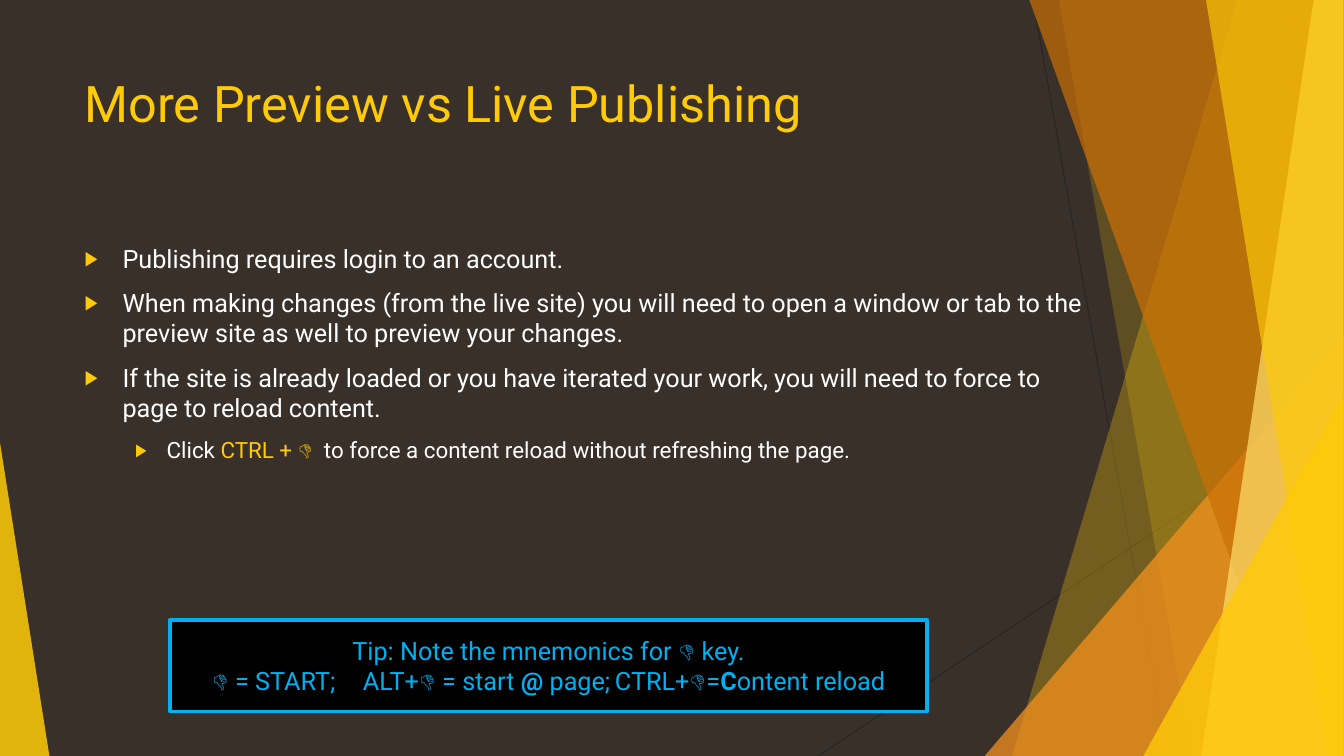
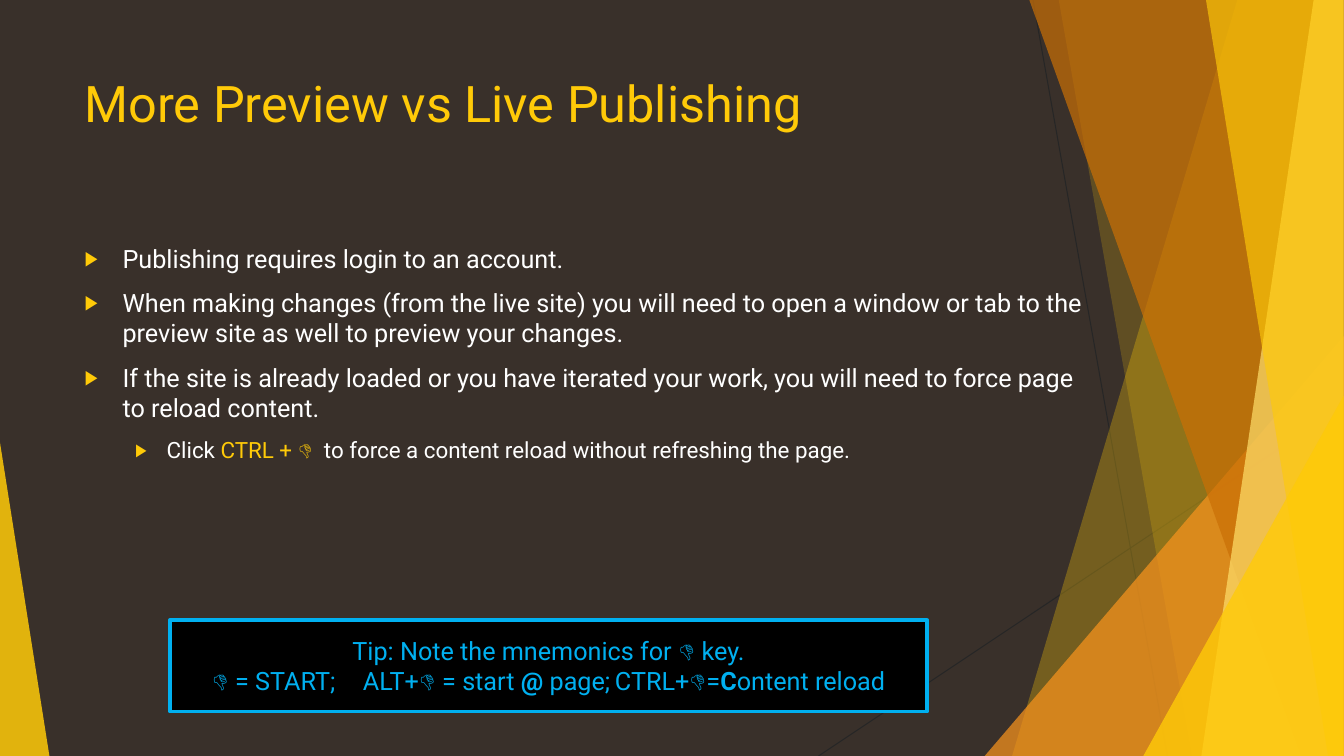
Before and after one commit to CanyonCasa/HomebrewCMS, a slide deck: slide 17 of documentation/HomebrewCMS.pptx (slide 15 before the commit). Drawn at 1344x756 pixels with LibreOffice and Linux fonts; fonts in the diff are those of the drawing. Boxes give left, top, right and bottom in pixels: in the first picture for what was removed or moved away, otherwise in the second. Text is boxed around its words. In the diff, an @@ line names an element or a change of style, - is before the commit and + after.

```diff
--- a/documentation/HomebrewCMS.pptx
+++ b/documentation/HomebrewCMS.pptx
@@ text at bbox=[123, 368, 1073, 418]: text changed @@
-▶ If the site is already loaded or you have iterated your work, you will need to force to page to reload content.
+▶ If the site is already loaded or you have iterated your work, you will need to force page to reload content.
```
Also in this commit, not shown: 15 other slides changed, 3 slides added, 1 other file.
